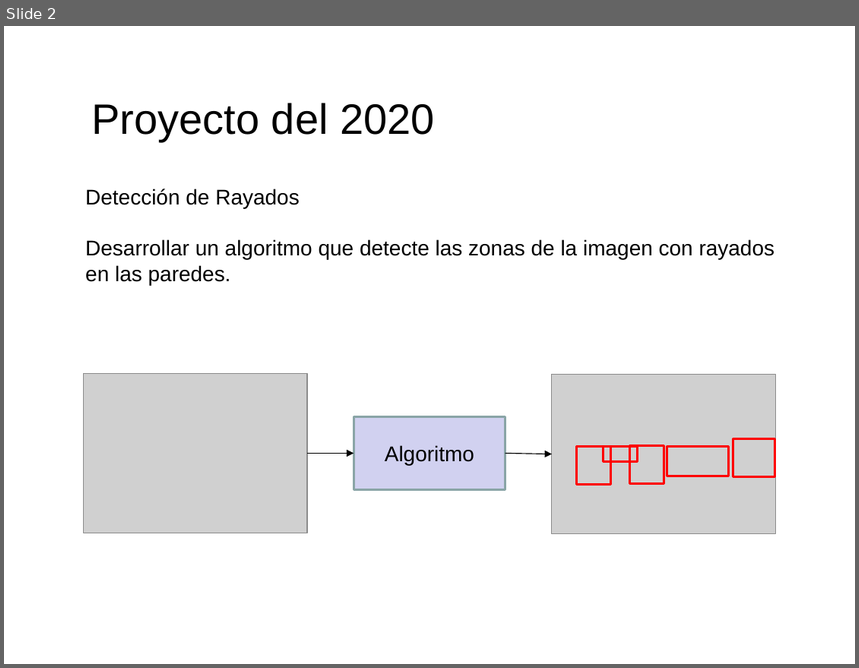
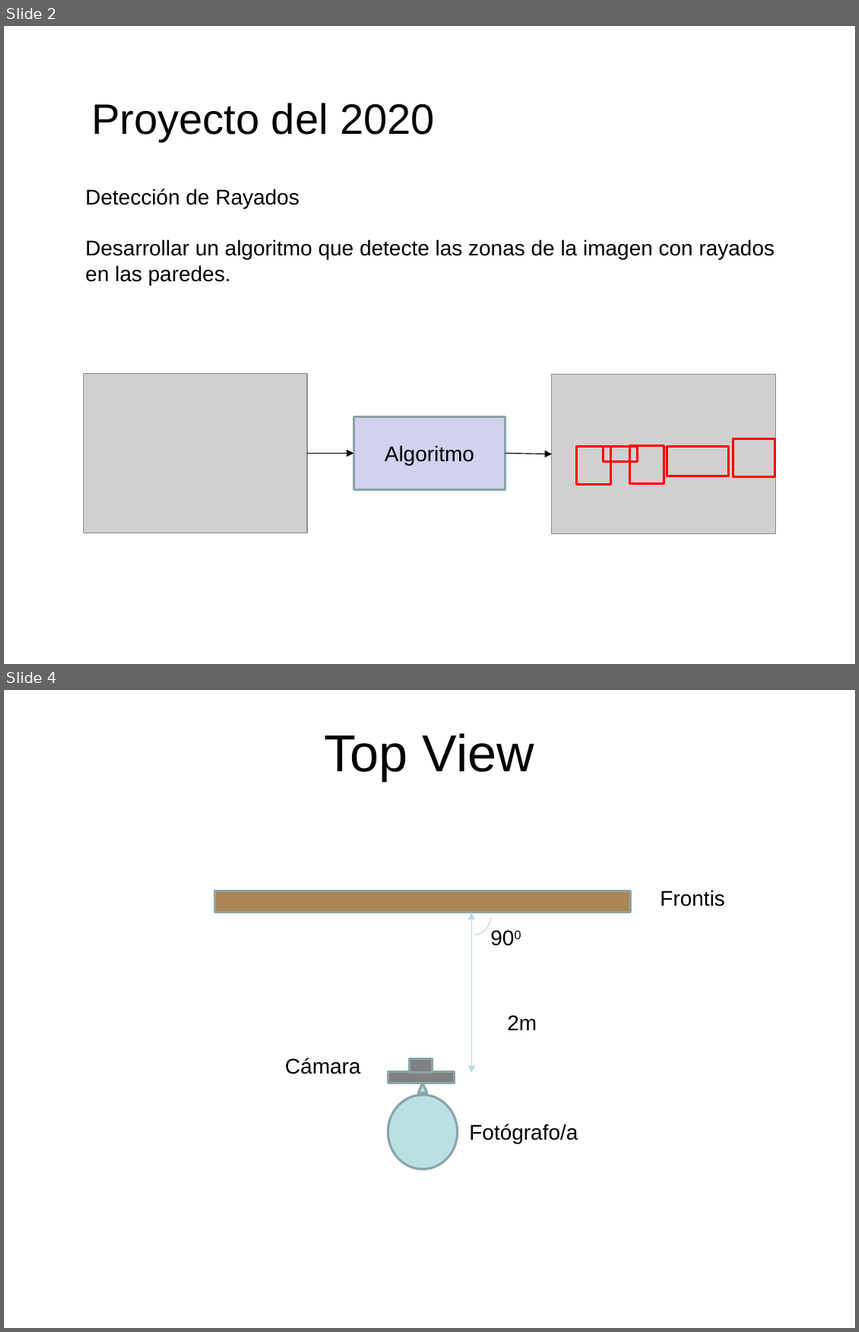
Before and after one commit to domingomery/patrones, a slide deck: clases/Cap00_Lineas_Generales/program/PAT00_Proyecto.pptx. Shown one above the other, each under a label of ours: slide 2 before the commit, slides 2 and 4 after it; the slides between them are not shown. The pictures are 859x668 and 859x1332 pixels, drawn with LibreOffice and Linux fonts; fonts in the diff are those of the drawing; grey boxes stand for pictures. Boxes give left, top, right and bottom in pixels: in the first picture for what was removed or moved away, otherwise in the second. Text is boxed around its words. In the diff, an @@ line names an element or a change of style, - is before the commit and + after.

```diff
--- a/clases/Cap00_Lineas_Generales/program/PAT00_Proyecto.pptx
+++ b/clases/Cap00_Lineas_Generales/program/PAT00_Proyecto.pptx
@@ slide 4 added at (4, 690, 855, 1328), background #FFFFFF @@
@@ title added at (325, 733, 534, 781), 44 pt, text #000000 @@
+Top View
@@ rectangle added at (215, 891, 630, 913), fill #AC8654, outline #8AA6A8 2 pt @@
@@ arc (boxed as its full ellipse) added at (459, 894, 491, 935), outline #B6DCDF 0.75 pt @@
@@ text added at (660, 890, 725, 907), 18 pt, text #000000 @@
+Frontis
@@ double arrow added from (471, 912) to (471, 1073), #B6DCDF 0.75 pt @@
@@ text added at (482, 921, 531, 954), 18 pt, text #000000 @@
+900
@@ text added at (507, 1015, 537, 1030), 18 pt, text #000000 @@
+2m
@@ text added at (285, 1058, 361, 1075), 18 pt, text #000000 @@
+Cámara
@@ rectangle added at (388, 1072, 454, 1083), fill #808080, outline #8AA6A8 2 pt @@
@@ rectangle added at (409, 1059, 432, 1073), fill #808080, outline #8AA6A8 2 pt @@
@@ ellipse added at (388, 1095, 458, 1170), fill #BBE0E3, outline #8AA6A8 2 pt @@
@@ triangle added at (418, 1083, 427, 1093), fill #BBE0E3, outline #8AA6A8 2 pt @@
@@ text added at (469, 1124, 578, 1144), 18 pt, text #000000 @@
+Fotógrafo/a
```
Also in this commit, not shown: 21 other slides added, 5 other files.
